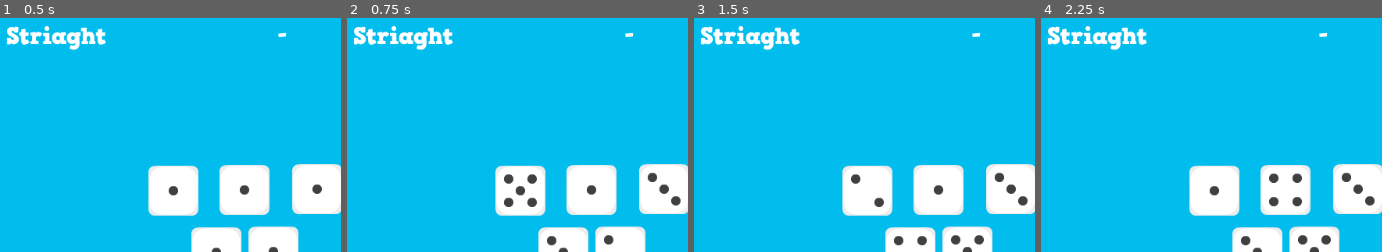
Above: before the commit, frames 1-4 (left to right).
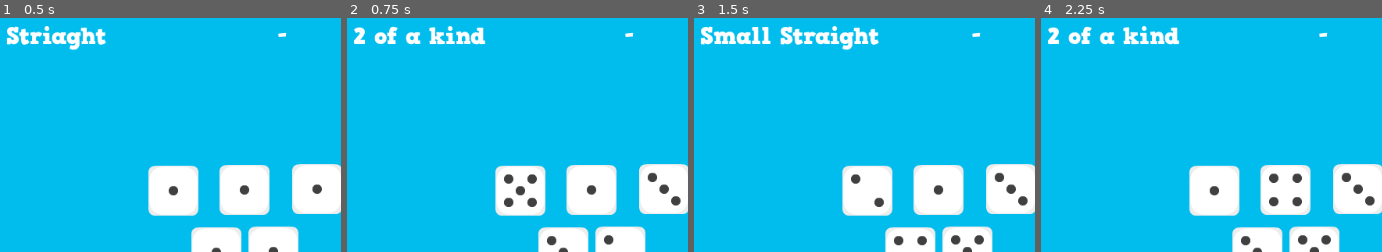
Above: after the commit, the same moments.

Repository: Endrophes/Godotzy
Game: Godot game, scene res://Main.tscn
Same seed, same stepped clock (60 frames per second), same inputs: the game is played once before the commit and once after it.
Inputs:
- Up to frame 1 (0.5 s): no input
- Up to frame 2 (0.75 s): click "Roll" at 0.5 s
- Up to frame 3 (1.5 s): click "Roll" at 1.25 s
- Up to frame 4 (2.25 s): click "Roll" at 2 s
The pictures show only the part of the screen within x 0-50%, y 6-56%; the shares and areas given below are measured in that part.

Frame 1 is identical in both runs. In frame 2, 1.7% of the frame differs, in the area x 1-41%, y 3-14%; in frame 3, 2.4%, in the area x 5-55%, y 3-14%; in frame 4, 1.7%.

Commit message:
Added Pattern Recognition
Created a dictionary to keep track of all the values that have appeared. From there I created separate functions that could check the appearance of each number without needing to iterate over the dice multiple times.

Still have to iterate over the dictionary multiple times but it's still fewer.

With this the Challenge is complete! With a little less than 24 hours to spare.

Diff:
--- a/Game/src/Godotzy.gd
+++ b/Game/src/Godotzy.gd
@@ -2,6 +2,7 @@
 
 # Store Dice
 var diceStorage = [];
+var valueStorage = {};
 var rollButton;
 var score = 0;
 
@@ -23,22 +24,130 @@
 # Called when the node enters the scene tree for the first time.
 func _ready():
 	findAllByName(self, "Dice", diceStorage)
-#	print(diceStorage)
+	print(diceStorage)
 	rollButton = self.get_node("Roll")
 #	print(rollButton)
 	rollButton.connect("pressed", self, "_Roll_The_Dice")
 
 	get_node("ScoreDisplay").text = str(score);
 
-func _Roll_The_Dice():
-#	print("ROLLEN ROLLEN ROLLEN")
-	for die in diceStorage:
-		die._roll();
-		score += die._getValue();
+	_reset();
 
-	get_node("ScoreDisplay").text = str(score);
-
+func _reset():
+	valueStorage = {
+		1 : 0,
+		2 : 0,
+		3 : 0,
+		4 : 0,
+		5 : 0,
+		6 : 0
+	};
+	return;
 
 # Called every frame. 'delta' is the elapsed time since the previous frame.
 #func _process(delta):
 #	pass
+
+# Rolls all the dice
+func _Roll_The_Dice():
+#	print("ROLLEN ROLLEN ROLLEN")
+
+	for die in diceStorage:
+		die._roll();
+		score += die._getValue();
+		valueStorage[die._getValue()] += 1;
+
+	print(valueStorage);
+
+	get_node("ScoreDisplay").text = str(score);
+	_checkPattern();
+
+# Determines the dice pattern based on the dice face
+func _checkPattern():
+	var dicePattern = "None";
+
+	if _IsLargeStraight():
+		dicePattern = "Large Straight";
+	elif _IsSmallStraight():
+		dicePattern = "Small Straight";
+	elif _IsFullHouse():
+		dicePattern = "Full House";
+	elif _IsGodotzy():
+		dicePattern = "GODOTZY!";
+	elif _IsFourOfAKind():
+		dicePattern = "4 of a kind";
+	elif _IsThreeOfAKind():
+		dicePattern = "3 of a kind";
+	elif _IsTwoOfAKind():
+		dicePattern = "2 of a kind";
+
+	get_node("PatternDisplay").text = dicePattern;
+
+	_reset();
+
+	return;
+
+## Checks for specific patterns
+
+# See if one value appears twice
+func _IsTwoOfAKind():
+	for dieFace in valueStorage:
+		if valueStorage[dieFace] == 2:
+			return true;
+	return false;
+
+# See if one value appears three times
+func _IsThreeOfAKind():
+	for dieFace in valueStorage:
+		if valueStorage[dieFace] == 3:
+			return true;
+	return false;
+
+# See if one value appears four times
+func _IsFourOfAKind():
+	for dieFace in valueStorage:
+		if valueStorage[dieFace] == 4:
+			return true;
+	return false;
+
+# See if one value is matching the total number of dice
+func _IsGodotzy():
+	# Loop over, if any of them are not a 0 or 5, it's not a Godotzy
+	for dieFace in valueStorage:
+		var faceValue = valueStorage[dieFace];
+		if faceValue > 0 and faceValue < 5:
+			return false;
+	return true;
+
+# See if we have a pair and triple
+func _IsFullHouse():
+	var foundPair = false;
+	var foundTrip = false;
+	for dieFace in valueStorage:
+		var faceValue = valueStorage[dieFace];
+		if faceValue == 2:
+			foundPair = true;
+		elif faceValue == 3:
+			foundPair = true;
+
+	return foundPair && foundTrip;
+
+# See if all small numbers have one
+func _IsSmallStraight():
+	return (
+		   valueStorage[1] == 1
+		&& valueStorage[2] == 1
+		&& valueStorage[3] == 1
+		&& valueStorage[4] == 1
+		&& valueStorage[5] == 1
+	);
+
+# See if all large numbers have one
+func _IsLargeStraight():
+	return (
+		   valueStorage[2] == 1
+		&& valueStorage[3] == 1
+		&& valueStorage[4] == 1
+		&& valueStorage[5] == 1
+		&& valueStorage[6] == 1
+	);
